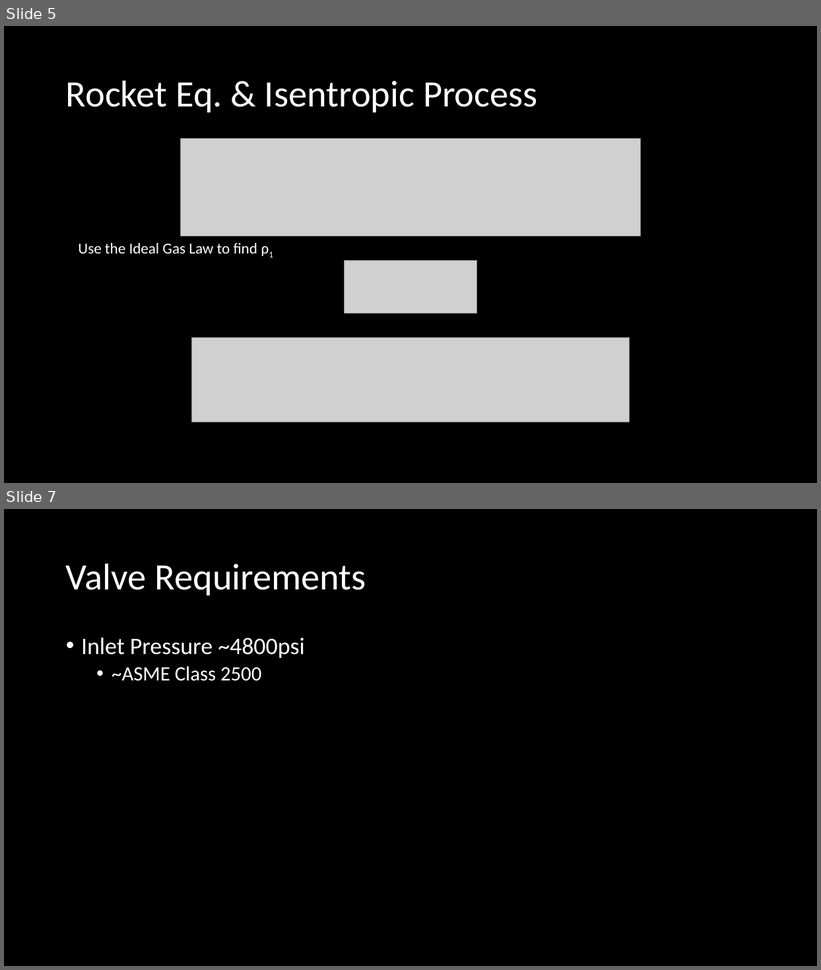
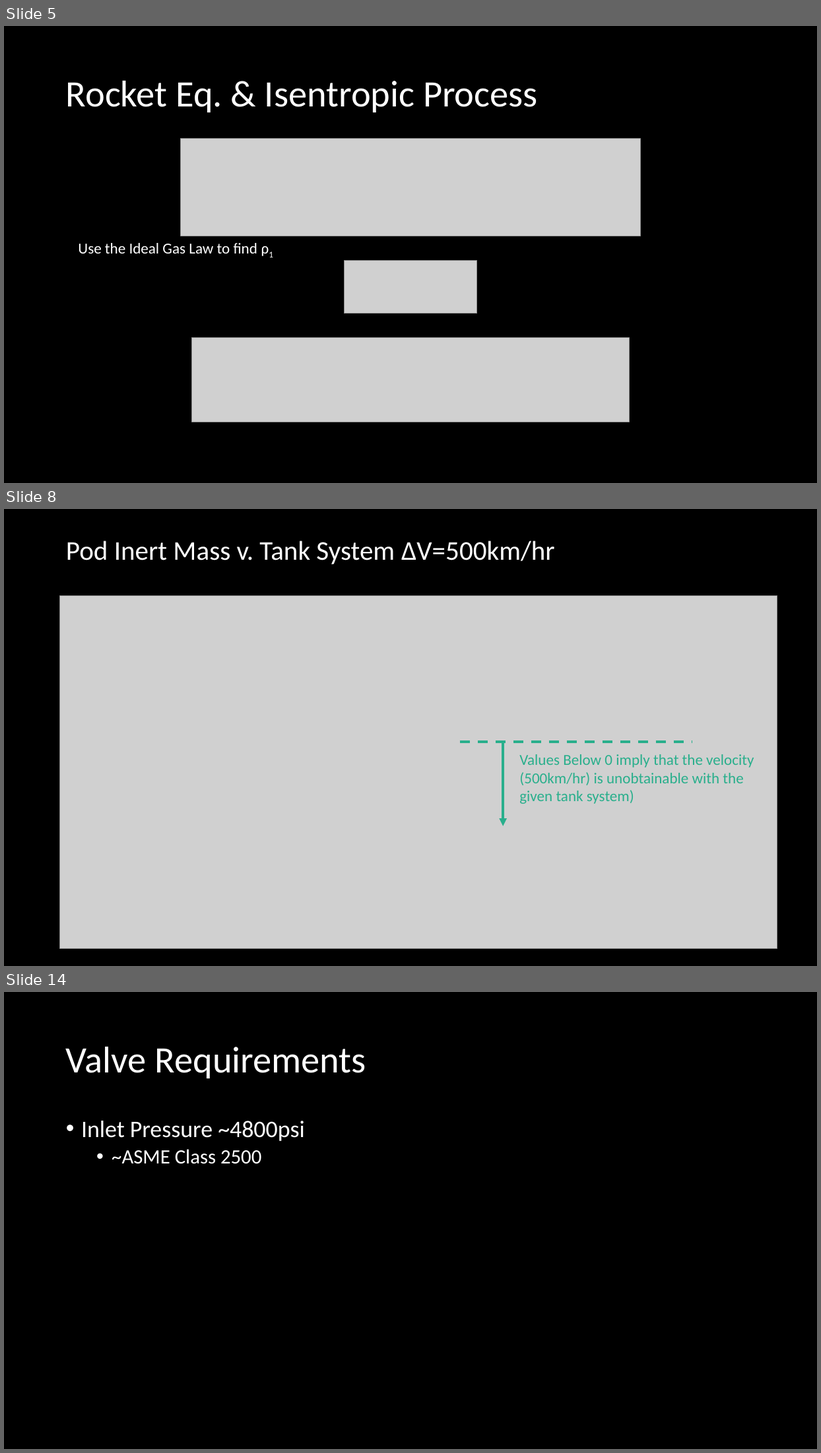
Before and after one commit to Kent1701/Cal_Poly_SLO_Hyperloop_Propulsion_2019_2020, a slide deck: Presentations/CDR_Prop.pptx. Shown one above the other, each under a label of ours: slides 5 and 7 before the commit, slides 5, 8 and 14 after it; the slides between them are not shown. The pictures are 821x970 and 821x1453 pixels, drawn with LibreOffice and Linux fonts; fonts in the diff are those of the drawing; grey boxes stand for pictures. Boxes give left, top, right and bottom in pixels: in the first picture for what was removed or moved away, otherwise in the second. Text is boxed around its words. In the diff, an @@ line names an element or a change of style, - is before the commit and + after.

```diff
--- a/Presentations/CDR_Prop.pptx
+++ b/Presentations/CDR_Prop.pptx
@@ slide 8 added at (x1=4, y1=509, x2=817, y2=966), background #000000 @@
@@ title added at (x1=66, y1=541, x2=555, y2=564), 32 pt, text #FFFFFF @@
+Pod Inert Mass v. Tank System ΔV=500km/hr
@@ picture added at (x1=60, y1=595, x2=778, y2=949) @@
@@ line added from (460, 742) to (692, 742), #29AF8C 3 pt dashed @@
@@ arrow added from (503, 742) to (503, 826), #29AF8C 3 pt @@
@@ text added at (x1=519, y1=755, x2=754, y2=804), 18 pt, text #29AF8C @@
+Values Below 0 imply that the velocity (500km/hr) is unobtainable with the given tank system)
@@ what was slide 7 is now slide 14 @@
```
Also in this commit, not shown: 2 slides changed, 7 other slides added, 1 slide removed, 4 other files.
